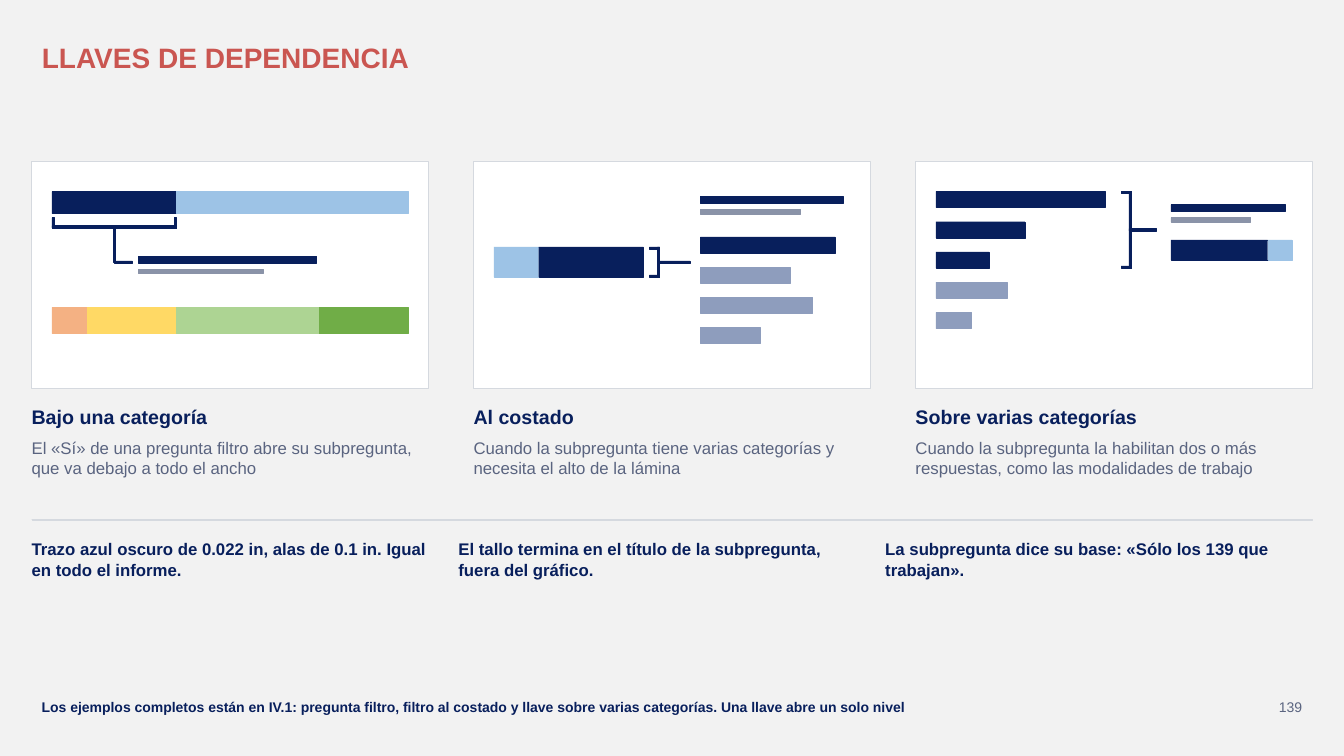
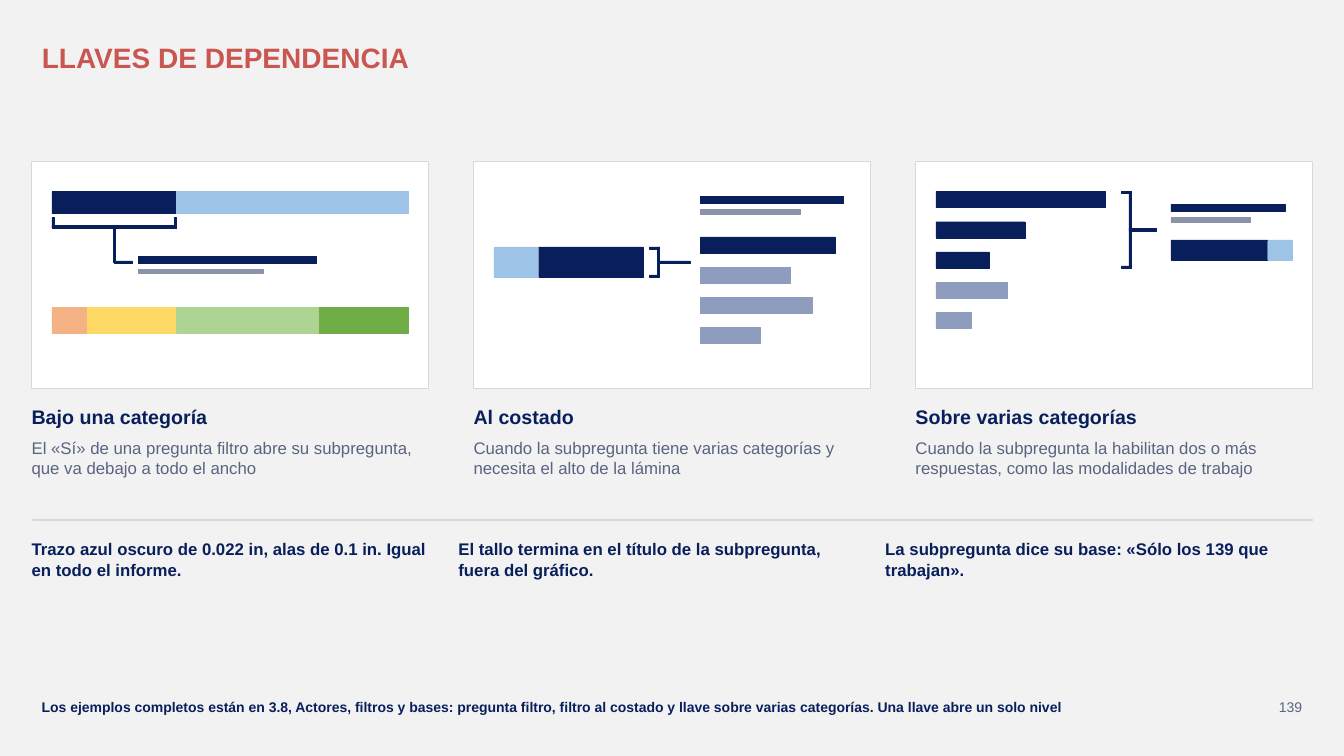
Before and after one commit to GonzaloAlmendariz/prosecnur-app, a slide deck: slide 139 of docs/qa/motor-ppt-2026-10-06/4-recetario/recetario-fiel.pptx. Drawn at 1344x756 pixels with LibreOffice and Linux fonts; fonts in the diff are those of the drawing; background and template pictures are left out. Boxes give left, top, right and bottom in pixels: in the first picture for what was removed or moved away, otherwise in the second. Text is boxed around its words. In the diff, an @@ line names an element or a change of style, - is before the commit and + after.

```diff
--- a/docs/qa/motor-ppt-2026-10-06/4-recetario/recetario-fiel.pptx
+++ b/docs/qa/motor-ppt-2026-10-06/4-recetario/recetario-fiel.pptx
@@ text at [42,701,1062,715]: text changed @@
-Los ejemplos completos están en IV.1: pregunta filtro, filtro al costado y llave sobre varias categorías. Una llave abre un solo nivel
+Los ejemplos completos están en 3.8, Actores, filtros y bases: pregunta filtro, filtro al costado y llave sobre varias categorías. Una llave abre un solo nivel
```
Also in this commit, not shown: 9 other slides changed, 14 other files.
